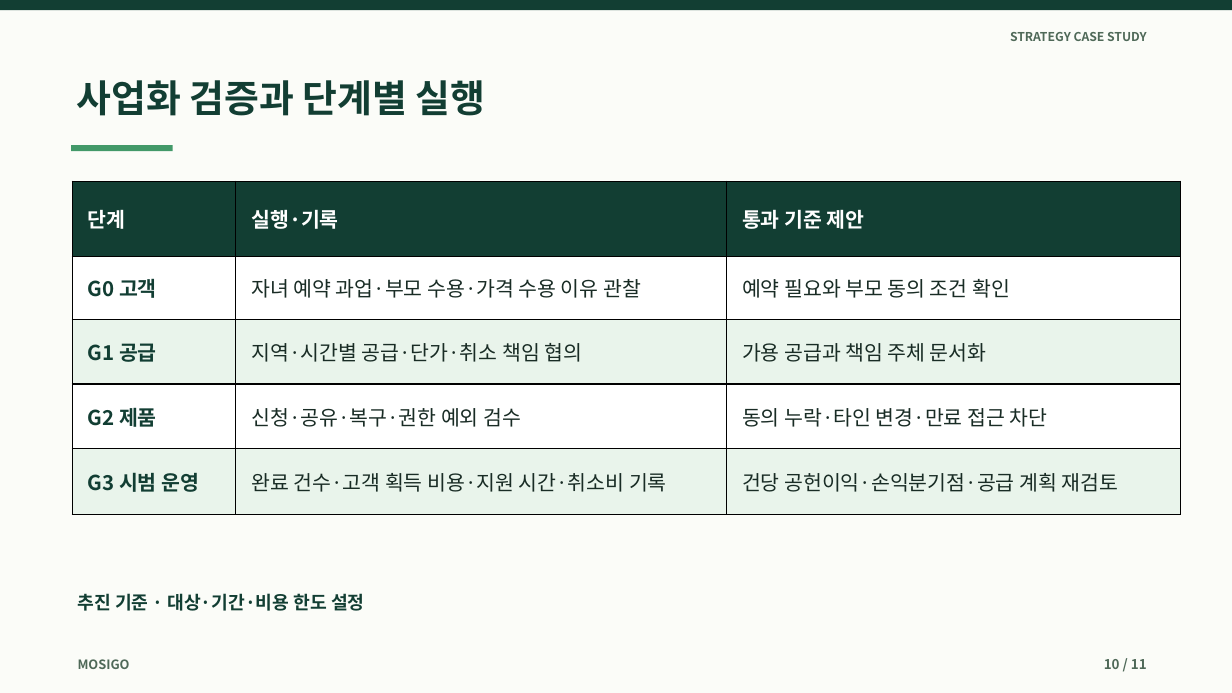
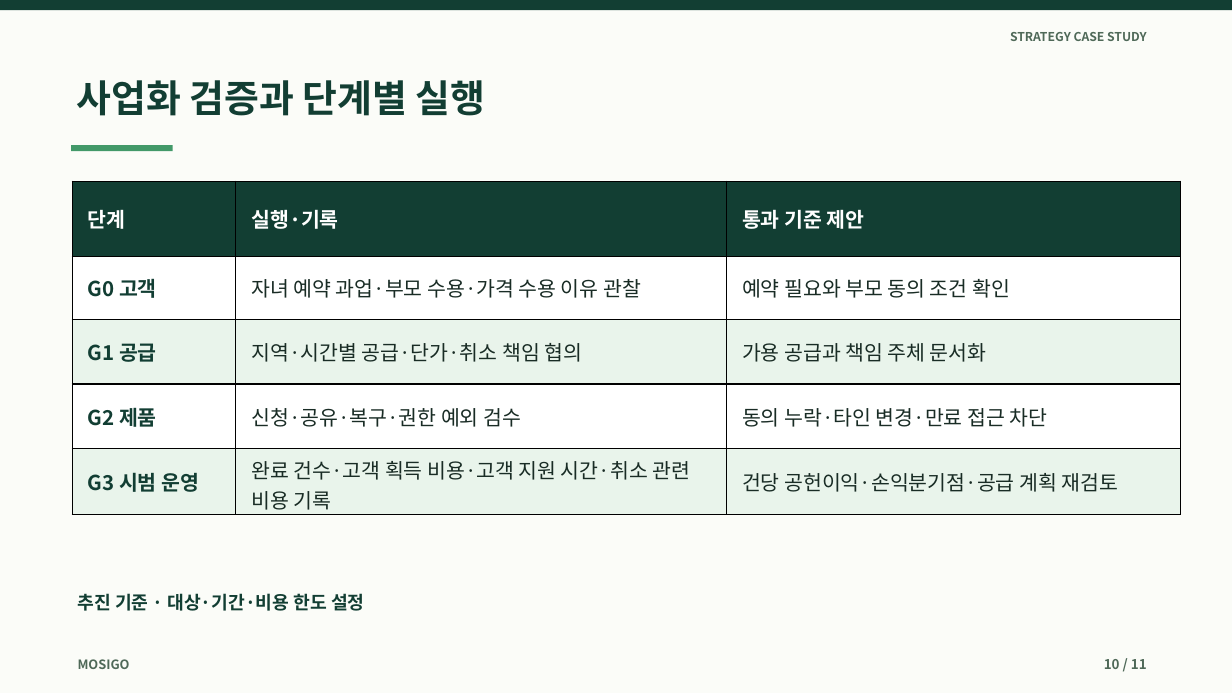
Before and after one commit to dohyunkimmm/mosigo-case-study, a slide deck: slide 10 of downloads/mosigo_report.pptx. Drawn at 1232x693 pixels with LibreOffice and Linux fonts; fonts in the diff are those of the drawing. Boxes give left, top, right and bottom in pixels: in the first picture for what was removed or moved away, otherwise in the second. Text is boxed around its words. In the diff, an @@ line names an element or a change of style, - is before the commit and + after.

```diff
--- a/downloads/mosigo_report.pptx
+++ b/downloads/mosigo_report.pptx
@@ table at (72, 181, 1181, 515) @@
-row 5, column 2: 완료 건수·고객 획득 비용·지원 시간·취소비 기록
+row 5, column 2: 완료 건수·고객 획득 비용·고객 지원 시간·취소 관련 비용 기록
```
Also in this commit, not shown: 2 other slides changed, 7 other files.
